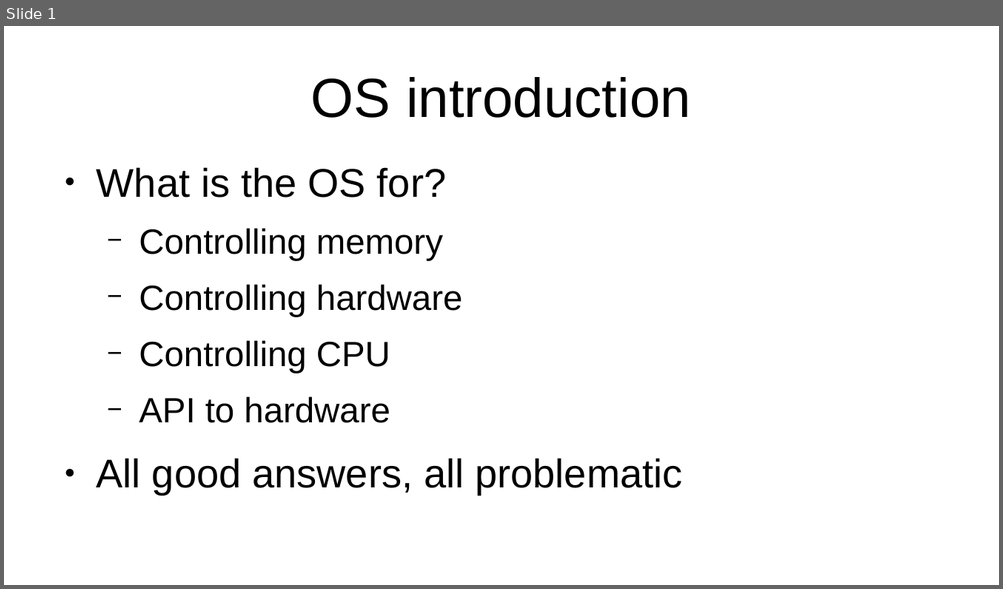
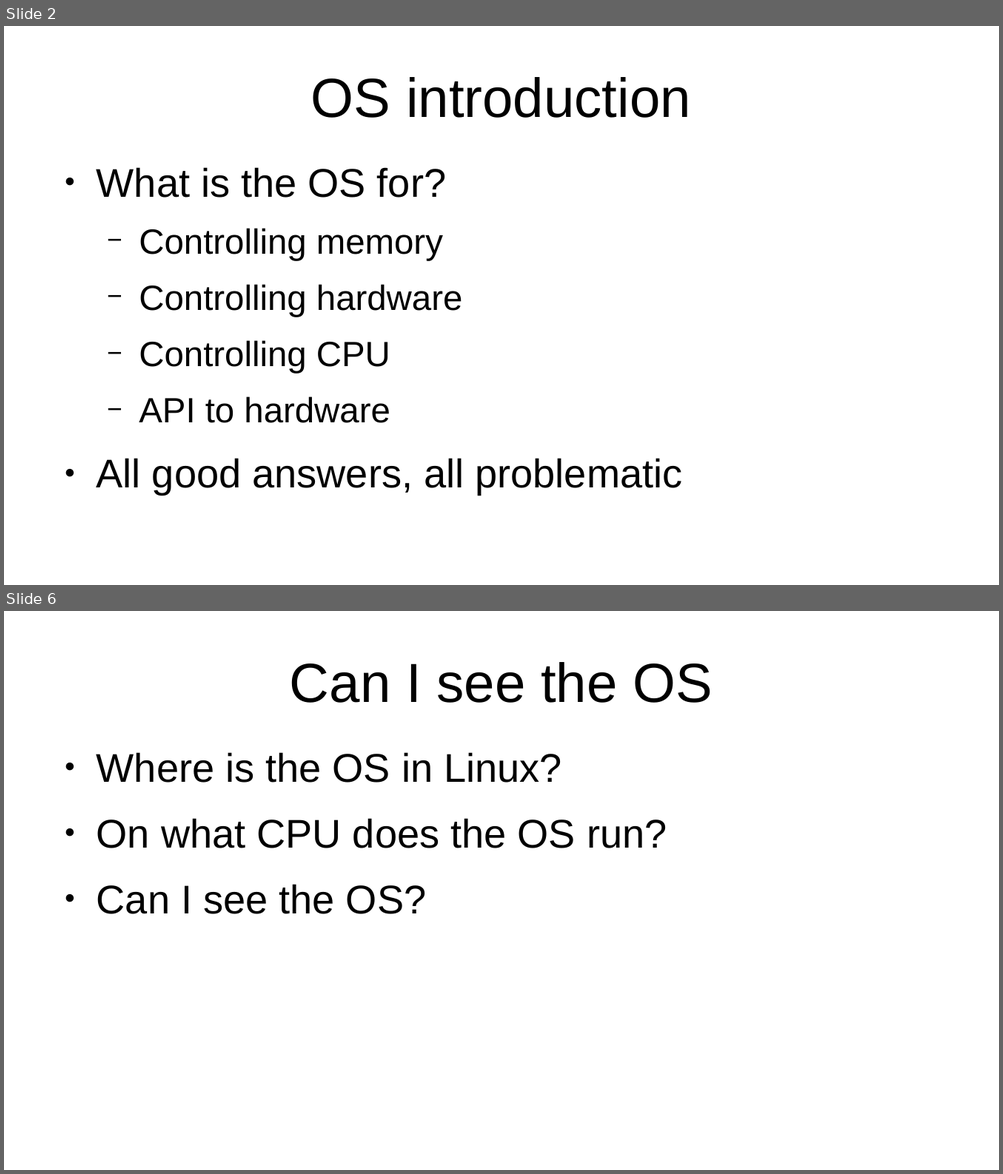
Before and after one commit to veltzer/teaching-slides, a slide deck: odp/os_basics.odp. Shown one above the other, each under a label of ours: slide 1 before the commit, slides 2 and 6 after it; the slides between them are not shown. The pictures are 1003x589 and 1003x1174 pixels, drawn with LibreOffice and Linux fonts; fonts in the diff are those of the drawing. Boxes give left, top, right and bottom in pixels: in the first picture for what was removed or moved away, otherwise in the second. Text is boxed around its words. In the diff, an @@ line names an element or a change of style, - is before the commit and + after.

```diff
--- a/odp/os_basics.odp
+++ b/odp/os_basics.odp
@@ slide 6 added at (4, 611, 999, 1170), background #FFFFFF @@
@@ title added at (290, 662, 711, 703), 44 pt, text #000000 @@
+Can I see the OS
@@ text added at (96, 752, 666, 914), 32 pt, text #000000 @@
+● Where is the OS in Linux?
+● On what CPU does the OS run?
+● Can I see the OS?
@@ what was slide 1 is now slide 2 @@
```
Also in this commit, not shown: 2 slides changed, 5 other slides added.
